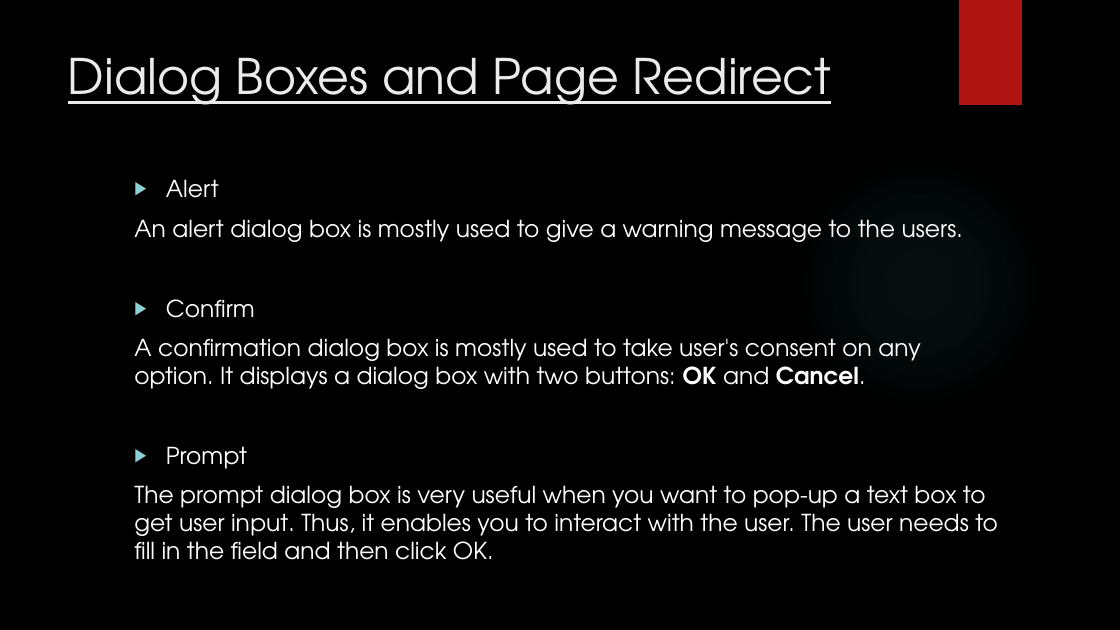
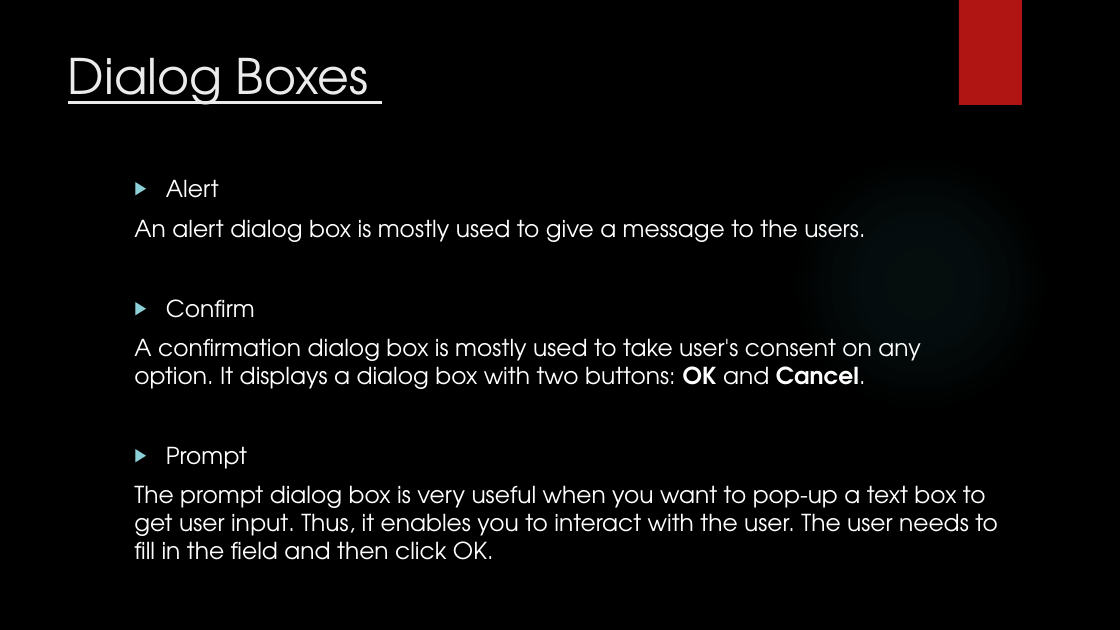
Before and after one commit to prashanthr036/qUnit-WS, a slide deck: slide 11 of docs/TestingQunit.pptx (slide 10 before the commit). Drawn at 1120x630 pixels with LibreOffice and Linux fonts; fonts in the diff are those of the drawing; background and template pictures are left out. Boxes give left, top, right and bottom in pixels: in the first picture for what was removed or moved away, otherwise in the second. Text is boxed around its words. In the diff, an @@ line names an element or a change of style, - is before the commit and + after.

```diff
--- a/docs/TestingQunit.pptx
+++ b/docs/TestingQunit.pptx
@@ title at (68,57,369,105): text changed @@
-Dialog Boxes and Page Redirect
+Dialog Boxes
@@ text at (134,219,865,242): text changed @@
-An alert dialog box is mostly used to give a warning message to the users.
+An alert dialog box is mostly used to give a message to the users.
```
Also in this commit, not shown: 6 other slides changed, 1 slide added.
